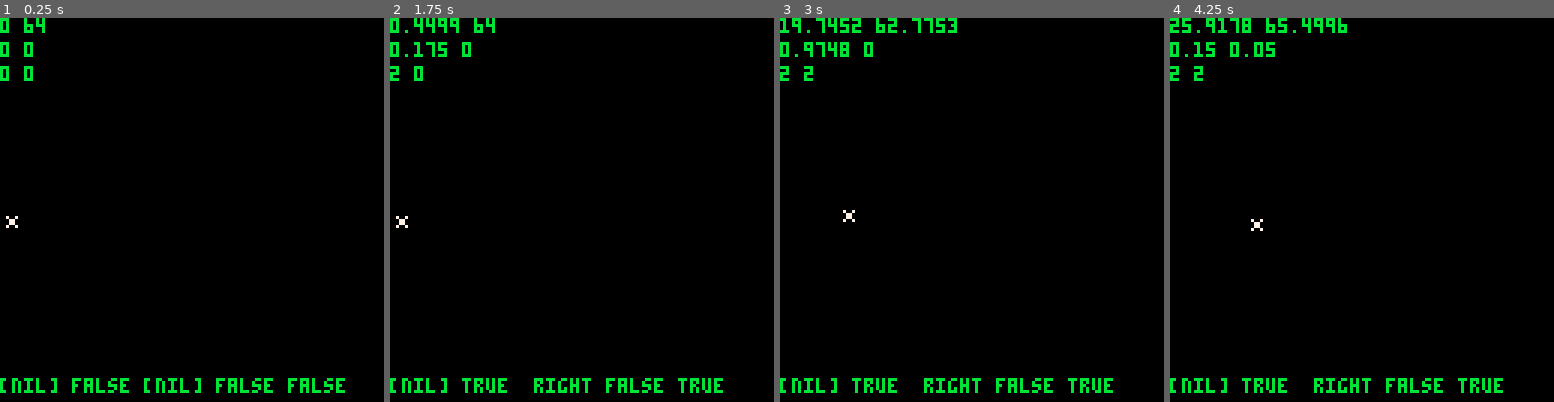
Above: before the commit, frames 1-4 (left to right).
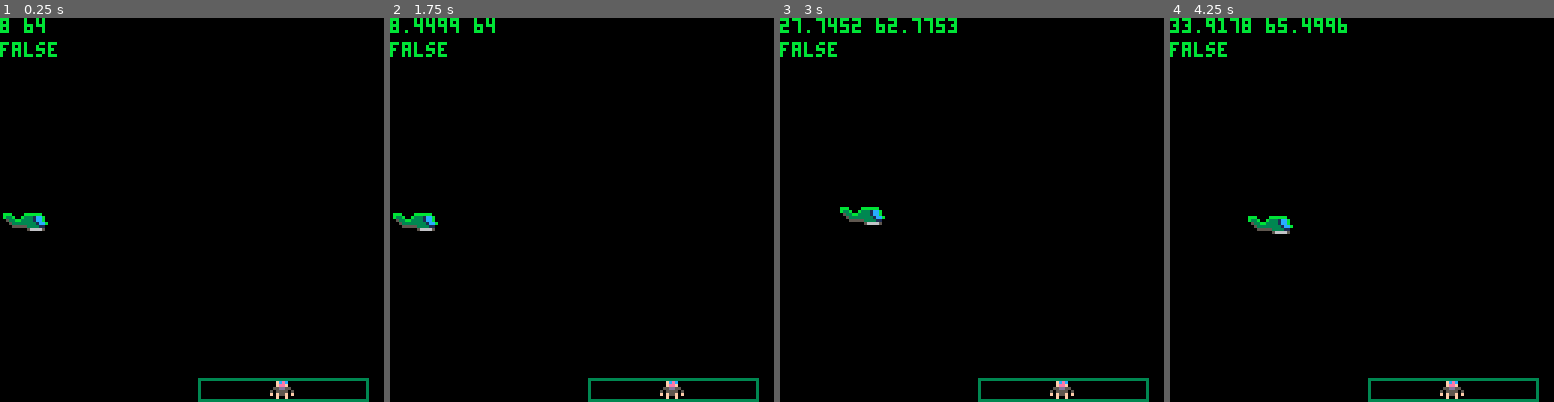
Above: after the commit, the same moments.

Repository: NinetiesPaul/PicoRescue
Game: PICO-8 cartridge picorescue.p8
Two runs of this game, one before a commit and one after it. Both use one fixed random seed, a clock stepped at 60 frames per second and the inputs below.
Inputs:
- Up to frame 1 (0.25 s): no input
- Up to frame 2 (1.75 s): tap X (X key) at 0.33, 1.07 s; tap O (Z key) at 0.7, 1.7 s; hold Right from 1.6 s (still down)
- Up to frame 3 (3 s): tap X (X key) at 1.85, 2.97 s; release Right at 2.1 s; tap O (Z key) at 2.1, 2.5, 2.9 s; hold Up 2.15-2.42 s; hold Right from 2.47 s (still down)
- Up to frame 4 (4.25 s): release Right at 3.03 s; hold Left 3.08-3.58 s; tap O (Z key) at 3.3, 3.7, 4.1 s; hold Down 3.63-3.97 s; hold Right from 4.02 s (still down); tap X (X key) at 4.08 s

The runs differ from the first frame. In frame 1, 2.9% of the frame differs, in the area x 0-97%, y 1-100%; in frame 2, 2.9%; in frame 3, 3.1%; in frame 4, 3.1%, in the area x 0-97%, y 0-100%.

Commit message:
first draft

Diff:
--- a/picorescue.p8
+++ b/picorescue.p8
@@ -4,8 +4,9 @@
 function _init()
 
 player_strt_y = 64
+player_strt_x = 8
 player = {
-	["x"] = 0,
+	["x"] = player_strt_x,
 	["px"] = 0,
 	["y"] = player_strt_y,
 	["py"] = 0,
@@ -14,7 +15,8 @@
 	["speed_x"] = 0,
 	["speed_y"] = 0,
 	["speed_dir"] = null,
-	["mvn_dir"] = null
+	["mvn_dir"] = null,
+	["hst_range"] = false
 }
 
 screen = {
@@ -31,6 +33,10 @@
 mvn_x = false
 top_speed_x = 0
 top_speed_y = 0
+wind_speed = 0
+
+hst_x = 90
+hst_y = 120
 
 end
 
@@ -38,23 +44,31 @@
 	cls()
 
 	if (curr_screen == 2) then
-		spr(00,player.x,player.y)
+		spr(04,player.x,player.y)
+		spr(03,player.x-8,player.y)
 	end
 
 	if (curr_screen == 3) then
 		spr(00,player.x,player.y)
 	end
 
+	spr(02,hst_x,hst_y)
+
 	print(player.x.." "..player.y,0,0,11)
-	print(player.speed_x.." "..player.speed_y,0,8,11)
-	print(top_speed_x.." "..top_speed_y,0,16,11)
-
-
-	print(player.mvn_dir,0,120,11)
-	print(btn_pressed,24,120,11)
-	print(player.speed_dir,48,120,11)
-	print(mvn_y,72,120,11)
-	print(mvn_x,96,120,11)
+	print(player.hst_range,0,8,11)
+
+
+	--print(player.speed_x.." "..player.speed_y,0,8,11)
+	--print(top_speed_x.." "..top_speed_y,0,16,11)
+
+	--print(player.mvn_dir,0,120,11)
+	--print(btn_pressed,24,120,11)
+	--print(player.speed_dir,48,120,11)
+	--print(mvn_y,72,120,11)
+	--print(mvn_x,96,120,11)
+
+	rect(hst_x-24,hst_y,hst_x+32,hst_y+7,3)
+
 end
 
 function _update()
@@ -69,6 +83,8 @@
 
 	mvn_y = btn(2) or btn(3)
 	mvn_x = btn(0) or btn(1)
+
+	player.hst_pkup = hst_pkup()
 end
 -->8
 -- movement
@@ -91,6 +107,7 @@
 			end
 		else
 			final_speed = (player.speed_y > 0) and 0.025 or 0.05
+			final_speed = final_speed - wind_speed
 			top_speed_x = (mvn_y) and 1 or 2
 
 			if (player.speed_x <= top_speed_x) player.speed_x += final_speed
@@ -119,7 +136,7 @@
 		end
 	end
 
-	if btn(3)	then
+	if btn(3)	and player.y < 120 then
 		if player.speed_dir == "up" then
 			if player.speed_y > 0 then
 				player.speed_y-=0.10
@@ -192,6 +209,13 @@
 	if (player.speed_y > 2) player.speed_y = 2
 	if (player.speed_x < 0) player.speed_x = 0
 	if (player.speed_y < 0) player.speed_y = 0
+
+	if (player.y >= 120) player.speed_y = 0
+	if (player.x >= 120) player.speed_x = 0
+end
+
+function hst_pkup()
+
 end
 -->8
 -- menu navigation
@@ -203,12 +227,12 @@
 end
 __gfx__
 0000000000d000d000ffff0000000000000000000000000000000000000000000000000000000000000000000000000000000000000000000000000000000000
-0000000000ddddd000fcec0000000000000000000000000000000000000000000000000000000000000000000000000000000000000000000000000000000000
-0070070000d000d000feef0000000000000000000000000000000000000000000000000000000000000000000000000000000000000000000000000000000000
-0007700000ddddd0055dd55000000000000000000000000000000000000000000000000000000000000000000000000000000000000000000000000000000000
-0007700000d000d05055550500000000000000000000000000000000000000000000000000000000000000000000000000000000000000000000000000000000
-0070070000ddddd0f0f55f0f00000000000000000000000000000000000000000000000000000000000000000000000000000000000000000000000000000000
-0000000000d000d000f00f0000000000000000000000000000000000000000000000000000000000000000000000000000000000000000000000000000000000
+0000000000ddddd000fcec000bbb0000bbbbbb000000000000000000000000000000000000000000000000000000000000000000000000000000000000000000
+0070070000d000d000feef000b33b00b3331ccb00000000000000000000000000000000000000000000000000000000000000000000000000000000000000000
+0007700000ddddd0055dd55000533bb33331ccb00000000000000000000000000000000000000000000000000000000000000000000000000000000000000000
+0007700000d000d0505555050005333333331ccb0000000000000000000000000000000000000000000000000000000000000000000000000000000000000000
+0070070000ddddd0f0f55f0f00005555533331100000000000000000000000000000000000000000000000000000000000000000000000000000000000000000
+0000000000d000d000f00f0000000000056666500000000000000000000000000000000000000000000000000000000000000000000000000000000000000000
 0000000000ddddd000f00f0000000000000000000000000000000000000000000000000000000000000000000000000000000000000000000000000000000000
 00000000000000000000000000000000000000000000000000000000000000000000000000000000000000000000000000000000000000000000000000000000
 00000000000000000000000000000000000000000000000000000000000000000000000000000000000000000000000000000000000000000000000000000000
